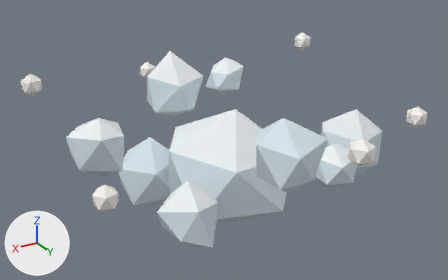
A saved change to the glTF model Models/winter/snow_puff.glb.
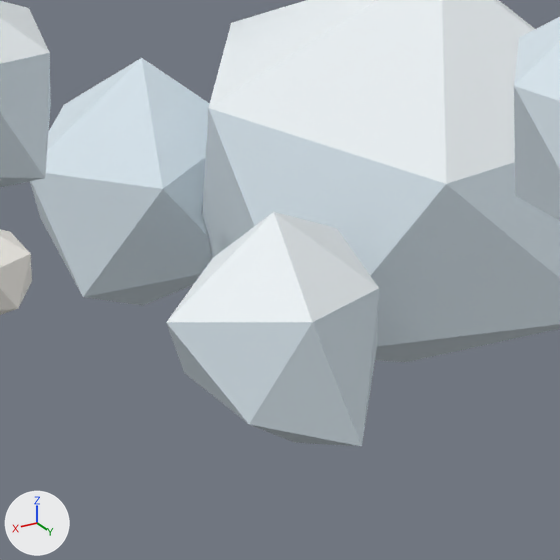
Each version appears first whole from a 50 mm lens placed at (0.665, 1.094, 0.797), pointed at (0.002, -0.011, 0.244), and next in a close-up on the part from 24% to 60% of the width and 43% to 100% of the height. Every picture has the same lights, and +X, +Y and +Z are marked at lower left. The first two pictures are the older version. Vertices at exactly the same position are counted once.

In view in the first close-up: 'snow_puff'.
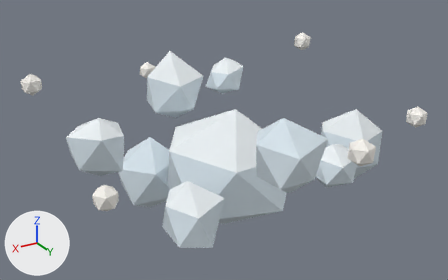
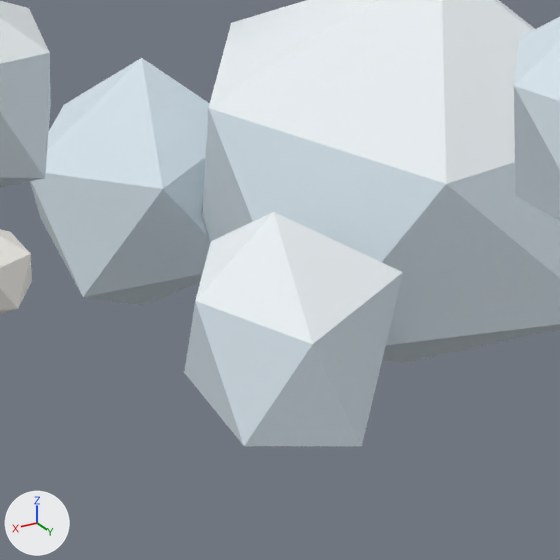
Changed parts and their boxes [x1, y1, x2, y2] in the close-ups (560 x 560 px; the box of a moved part takes in the faces that stretch with it):
'snow_puff', reshaped
    before: [0, 0, 560, 446]
    after: [0, 0, 560, 447]
part 1 of me_snow_puff, moved or reshaped
    before: [166, 212, 379, 446]
    after: [184, 212, 403, 447]

What changed in the scene script:
```text
Change me_snow_puff:
    where me_snow_puff.from_pydata(...)  # 192 vertices, 320 faces; spans x -0.386..0.386, y -0.441..0.441, z 0.033..0.414
    used by ob_snow_puff; location = (0.0, 0.0, 0.0)
    me_snow_puff part 1
    me_snow_puff.vertices[12].co: (0.19, 0.094, 0.206) -> (0.189, 0.09, 0.215)  # pixel (212, 258) -> pixel (210, 241)
    me_snow_puff.vertices[13].co: (0.119, 0.112, 0.215) -> (0.126, 0.099, 0.206)  # pixel (336, 228) -> not seen
    me_snow_puff.vertices[14].co: (0.126, 0.172, 0.206) -> (0.114, 0.179, 0.216)  # pixel (379, 288) -> pixel (402, 272)
    me_snow_puff.vertices[15].co: (0.184, 0.201, 0.216) -> (0.186, 0.204, 0.204)  # pixel (312, 322) -> pixel (312, 344)
    me_snow_puff.vertices[16].co: (0.239, 0.135, 0.199) -> (0.226, 0.145, 0.214)  # pixel (166, 322) -> pixel (195, 300)
    me_snow_puff.vertices[54].co: (0.167, 0.145, 0.104) -> (0.177, 0.135, 0.098)  # pixel (295, 442) -> pixel (271, 446)
    me_snow_puff.vertices[59].co: (0.214, 0.182, 0.152) -> (0.221, 0.19, 0.144)  # pixel (248, 424) -> pixel (244, 446)
```
